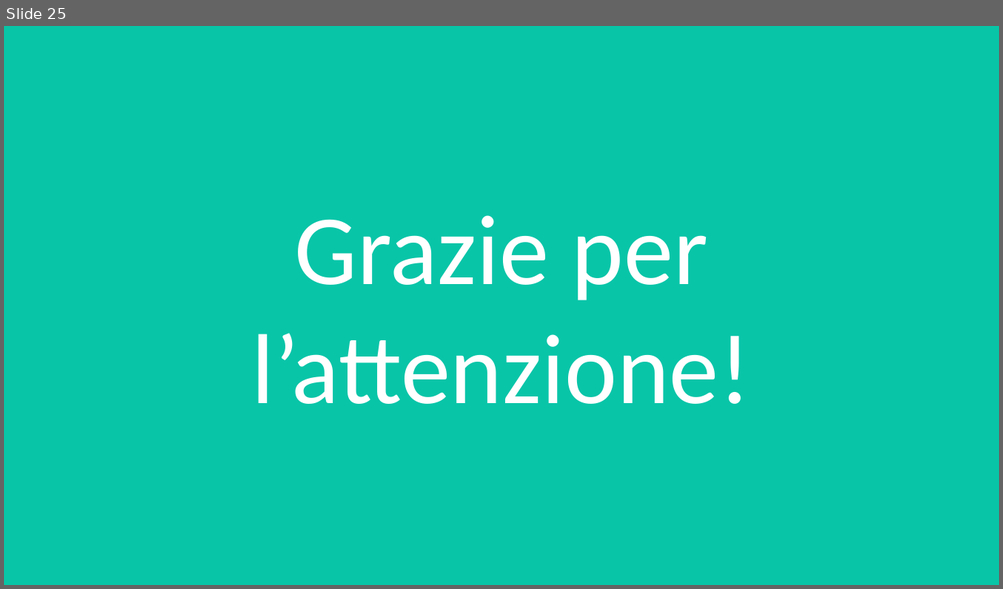
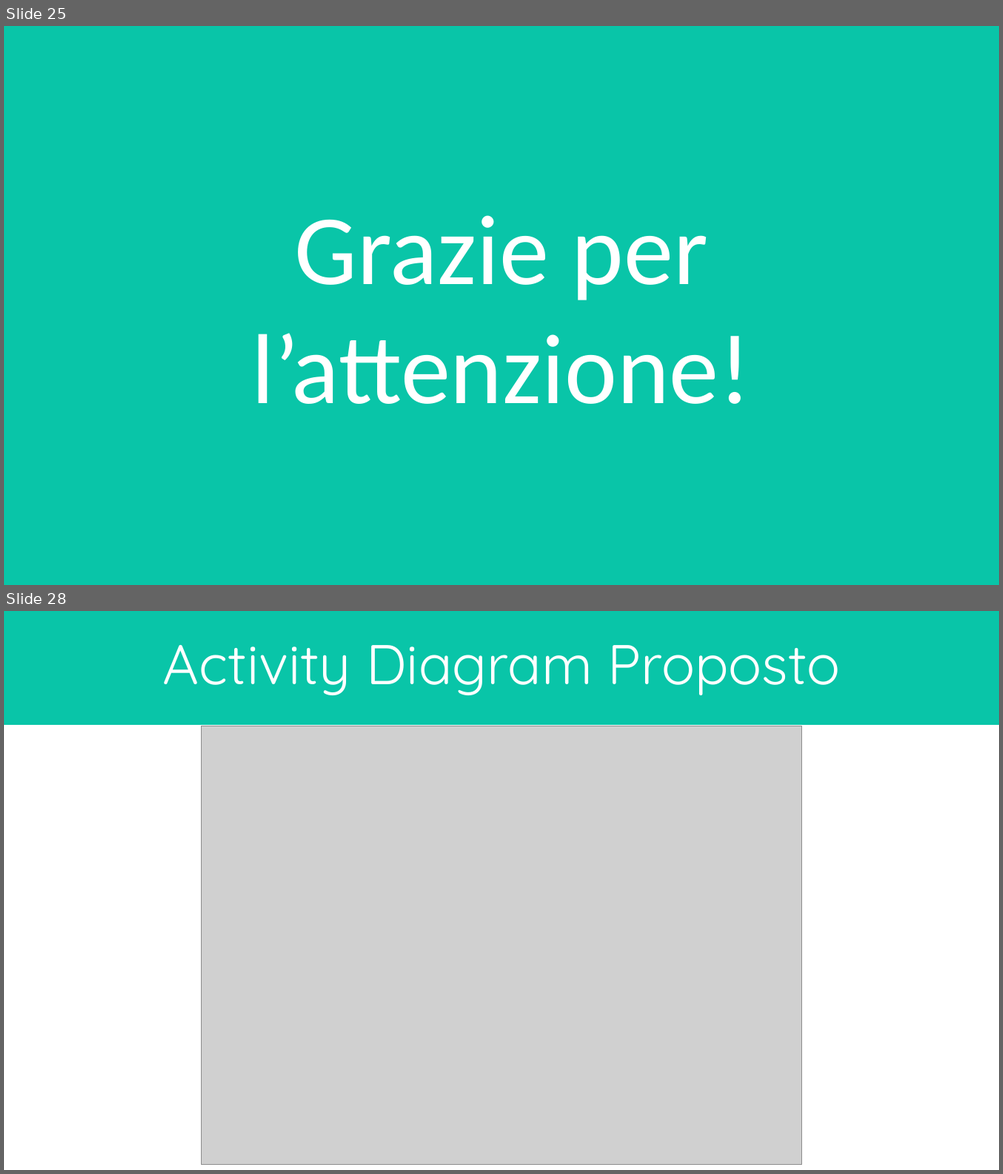
Before and after one commit to lorycris99/Team-HILO, a slide deck: Presentazione_RAD-SDD.pptx. Shown one above the other, each under a label of ours: slide 25 before the commit, slides 25 and 28 after it; the slides between them are not shown. The pictures are 1003x589 and 1003x1174 pixels, drawn with LibreOffice and Linux fonts; fonts in the diff are those of the drawing; grey boxes stand for pictures. Boxes give left, top, right and bottom in pixels: in the first picture for what was removed or moved away, otherwise in the second. Text is boxed around its words. In the diff, an @@ line names an element or a change of style, - is before the commit and + after.

```diff
--- a/Presentazione_RAD-SDD.pptx
+++ b/Presentazione_RAD-SDD.pptx
@@ slide 28 added at (x1=4, y1=611, x2=999, y2=1170), background #FFFFFF @@
@@ rectangle added at (x1=4, y1=611, x2=999, y2=725), fill #09C5A8, 54 pt, text #FFFFFF @@
+Activity Diagram Proposto
@@ picture added at (x1=201, y1=726, x2=801, y2=1165) @@
```
Also in this commit, not shown: 2 other slides added.
